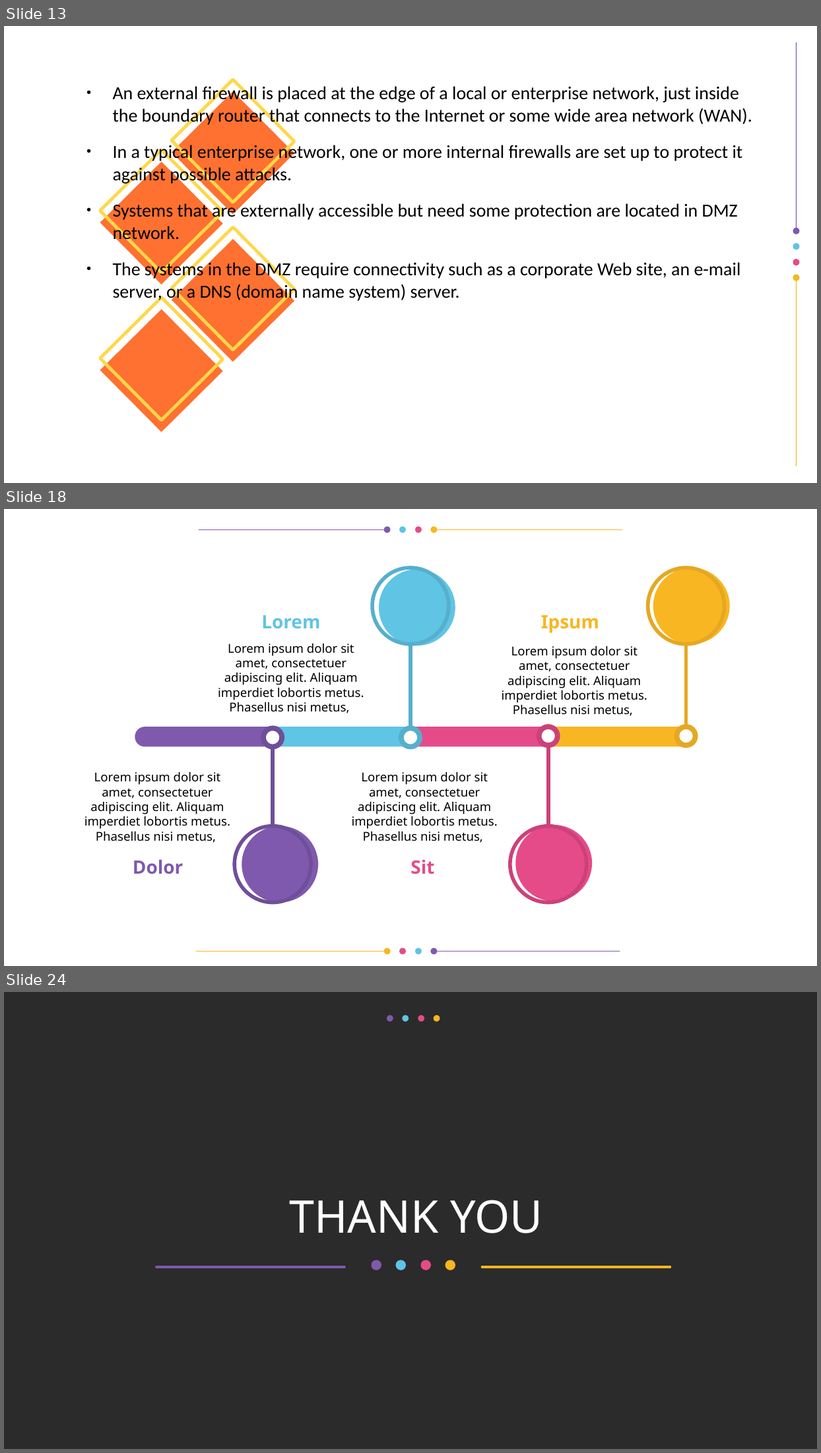
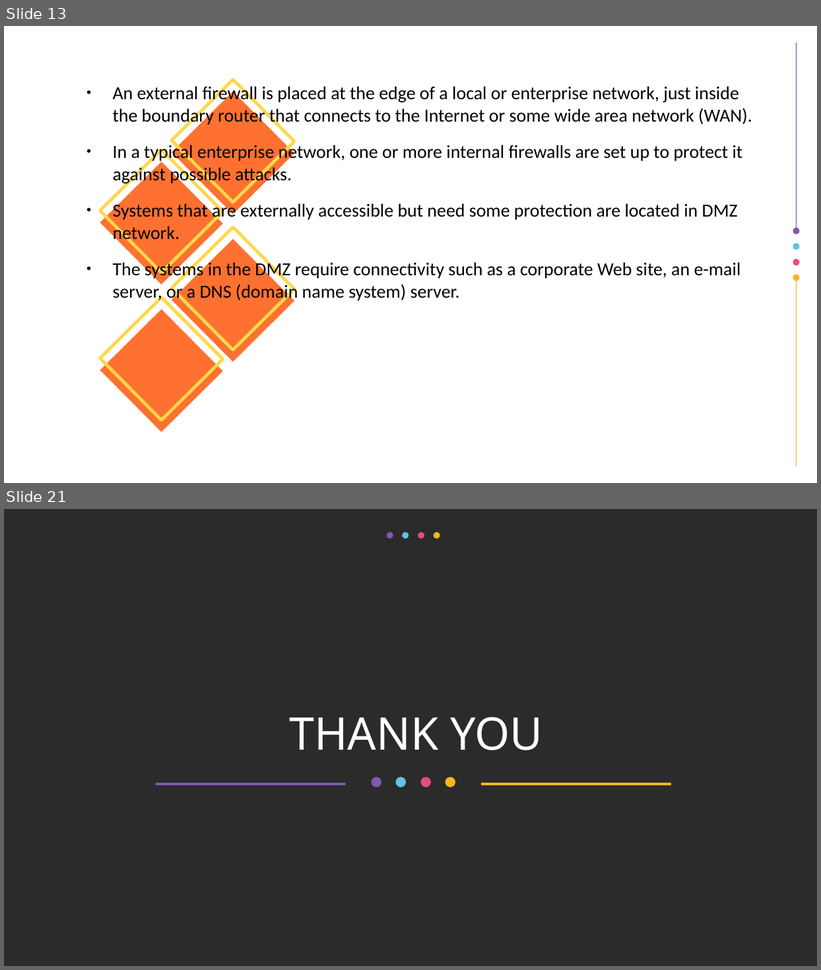
Before and after one commit to Dihfahsih1/Masters-Software-Engineering, a slide deck: yr-sem1/System and Network Security/network-security-assignment.odp. Shown one above the other, each under a label of ours: slides 13, 18 and 24 before the commit, slides 13 and 21 after it; the slides between them are not shown. The pictures are 821x1453 and 821x970 pixels, drawn with LibreOffice and Linux fonts; fonts in the diff are those of the drawing; background and template pictures are left out; a plain dark background stands for a picture behind light text. Boxes give left, top, right and bottom in pixels: in the first picture for what was removed or moved away, otherwise in the second. Text is boxed around its words. In the diff, an @@ line names an element or a change of style, - is before the commit and + after.

```diff
--- a/yr-sem1/System and Network Security/network-security-assignment.odp
+++ b/yr-sem1/System and Network Security/network-security-assignment.odp
@@ slide 18 removed at <box>4,509,817,966</box>, background #FFFFFF @@
@@ group removed at <box>199,527,622,533</box>: 6 freeform shapes @@
@@ group removed at <box>372,568,455,747</box>: 5 freeform shapes @@
@@ group removed at <box>648,568,730,745</box>: 5 freeform shapes @@
@@ title removed at <box>261,615,320,629</box> @@
-Lorem
@@ title removed at <box>541,615,599,633</box> @@
-Ipsum
@@ title removed at <box>218,644,364,714</box> @@
-Lorem ipsum dolor sit amet, consectetuer adipiscing elit. Aliquam imperdiet lobortis metus. Phasellus nisi metus,
@@ title removed at <box>502,646,648,716</box> @@
-Lorem ipsum dolor sit amet, consectetuer adipiscing elit. Aliquam imperdiet lobortis metus. Phasellus nisi metus,
@@ group removed at <box>135,727,686,747</box>: 4 freeform shapes @@
@@ title removed at <box>85,772,230,843</box> @@
-Lorem ipsum dolor sit amet, consectetuer adipiscing elit. Aliquam imperdiet lobortis metus. Phasellus nisi metus,
@@ title removed at <box>352,772,498,843</box> @@
-Lorem ipsum dolor sit amet, consectetuer adipiscing elit. Aliquam imperdiet lobortis metus. Phasellus nisi metus,
@@ group removed at <box>234,728,318,903</box>: 8 freeform shapes @@
@@ group removed at <box>510,727,593,903</box>: 5 freeform shapes @@
@@ text removed at <box>133,860,183,875</box> @@
-Dolor
@@ text removed at <box>411,860,434,875</box> @@
-Sit
@@ group removed at <box>197,949,619,955</box>: 6 freeform shapes @@
@@ what was slide 24 is now slide 21 @@
```
Also in this commit, not shown: 7 slides added, 9 other slides removed, 10 other files.
